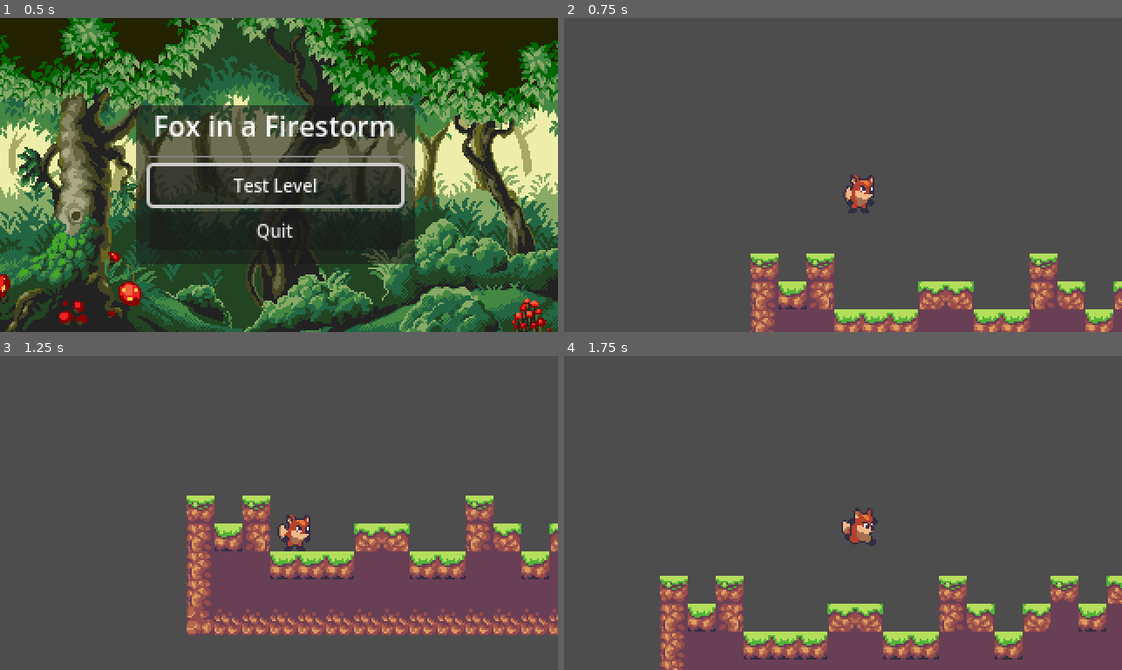
Above: before the commit, frames 1-4 (two rows, left to right).
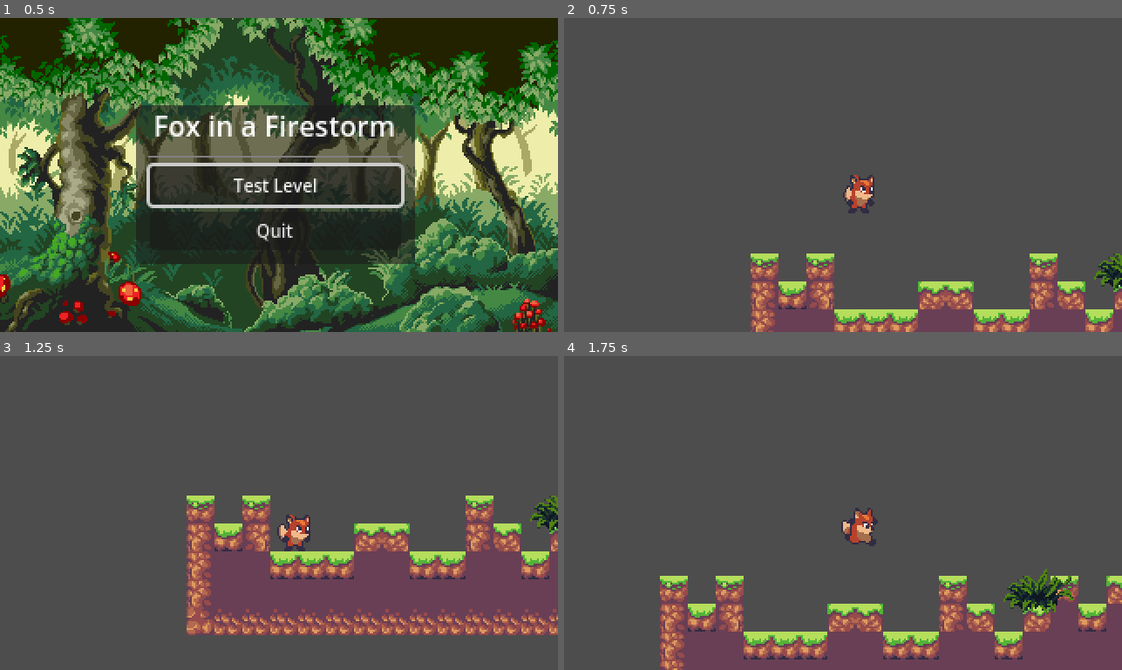
Above: after the commit, the same moments.

Repository: JP-Dhabolt/fox-in-a-firestorm
Game: Godot game, scene res://scenes/levels/Main.tscn
Same seed, same stepped clock (60 frames per second), same inputs: the game is played once before the commit and once after it.
Inputs (mouse positions are in pixels of both pictures, inside the frame that each line leads up to):
- Up to frame 1 (0.5 s): no input
- Up to frame 2 (0.75 s): click "Test Level" at 0.5 s
- Up to frame 3 (1.25 s): no input
- Up to frame 4 (1.75 s): tap Enter at 1.25 s; move the mouse to (965, 497) at 1.27 s; hold D (move_right) from 1.28 s (still down); hold Shift from 1.28 s (still down); click (965, 497) at 1.42 s; tap Space (jump) at 1.52 s

Frame 1 is identical in both runs. In frame 2, 0.4% of the frame differs, in the area x 95-100%, y 75-87%; in frame 3, 0.4%; in frame 4, 0.9%, in the area x 78-92%, y 67-83%.

Commit message:
Add Object Creation to Terrain Generator

Diff:
--- /dev/null
+++ b/game/custom_resources/SpawnableItem.gd
@@ -0,0 +1,5 @@
+extends Resource
+class_name SpawnableItem
+
+@export var spawn_possibility: float
+@export var spawn_item: PackedScene
--- a/game/project.godot
+++ b/game/project.godot
@@ -99,6 +99,8 @@
 2d_physics/layer_1="Ground"
 2d_physics/layer_2="Player"
 2d_physics/layer_3="Enemies"
+2d_physics/layer_4="Objects"
+2d_physics/layer_5="Fire"
 
 [physics]
 
--- a/game/scenes/characters/Player.tscn
+++ b/game/scenes/characters/Player.tscn
@@ -166,6 +166,7 @@
 [node name="Player" type="CharacterBody2D"]
 position = Vector2(-10, -11)
 collision_layer = 2
+collision_mask = 9
 script = ExtResource("1_viaps")
 
 [node name="AnimatedSprite2D" type="AnimatedSprite2D" parent="."]
--- a/game/scenes/levels/TestLevel.tscn
+++ b/game/scenes/levels/TestLevel.tscn
@@ -1,6 +1,7 @@
-[gd_scene load_steps=4 format=3 uid="uid://dsyeewn78c28r"]
+[gd_scene load_steps=5 format=3 uid="uid://dsyeewn78c28r"]
 
 [ext_resource type="PackedScene" uid="uid://cqnuwdbv7t1jm" path="res://scenes/characters/Player.tscn" id="2"]
+[ext_resource type="Resource" uid="uid://bxrhlvm471kb3" path="res://scenes/levels/TestLevel/SpawnableLeaf.tres" id="4_dxeso"]
 [ext_resource type="PackedScene" uid="uid://g5xdeqs6ky7f" path="res://scenes/interface/MenuModal/MenuModal.tscn" id="5_hsehm"]
 [ext_resource type="PackedScene" uid="uid://ceqcxqo62twgj" path="res://scenes/systems/TerrainGenerator.tscn" id="5_p6tqq"]
 
@@ -22,3 +23,4 @@
 [node name="TerrainGenerator" parent="." node_paths=PackedStringArray("player_node") instance=ExtResource("5_p6tqq")]
 position = Vector2(-128, -128)
 player_node = NodePath("../Player")
+spawnable_items = Array[Resource("res://custom_resources/SpawnableItem.gd")]([ExtResource("4_dxeso")])
--- /dev/null
+++ b/game/scenes/levels/TestLevel/SpawnableLeaf.tres
@@ -0,0 +1,9 @@
+[gd_resource type="Resource" script_class="SpawnableItem" load_steps=3 format=3 uid="uid://bxrhlvm471kb3"]
+
+[ext_resource type="Script" path="res://custom_resources/SpawnableItem.gd" id="1_4oh8q"]
+[ext_resource type="PackedScene" path="res://scenes/objects/Leaves.tscn" id="2_8lp0b"]
+
+[resource]
+script = ExtResource("1_4oh8q")
+spawn_possibility = 0.15
+spawn_item = ExtResource("2_8lp0b")
--- a/game/scenes/objects/Leaves.gd
+++ b/game/scenes/objects/Leaves.gd
@@ -17,5 +17,6 @@
 
 
 func _on_Leaves_body_entered(body: Node):
+	print("On leaves body entered")
 	if body is Player:
 		body.eat()
--- a/game/scenes/objects/Leaves.tscn
+++ b/game/scenes/objects/Leaves.tscn
@@ -1,14 +1,15 @@
-[gd_scene load_steps=4 format=3]
+[gd_scene load_steps=4 format=3 uid="uid://bbgdrnpmiv3ny"]
 
 [ext_resource type="Texture2D" uid="uid://dsawci5tmxbhw" path="res://sprites/sunnyland_tall_forest_environment/Plant.png" id="1"]
 [ext_resource type="Script" path="res://scenes/objects/Leaves.gd" id="2"]
-
 
 [sub_resource type="RectangleShape2D" id="1"]
 size = Vector2(28, 12)
 
 [node name="Leaves" type="Area2D"]
 position = Vector2(0, -8)
+collision_layer = 8
+collision_mask = 2
 script = ExtResource("2")
 
 [node name="Sprite2D" type="Sprite2D" parent="."]
--- a/game/scenes/systems/TerrainGenerator.gd
+++ b/game/scenes/systems/TerrainGenerator.gd
@@ -2,11 +2,14 @@
 
 @onready var tilemap := $TileMap as TileMap
 @export var player_node: Node2D
+@export var spawnable_items: Array[SpawnableItem] = []
 
 var earliest_x_drawn: int = 0
 var latest_x_drawn: int = 0
 var elapsed_time = 0.0
 var fast_noise: FastNoiseLite
+var rng: RandomNumberGenerator = RandomNumberGenerator.new()
+var instance_dict: Dictionary = {}
 
 var max_x: int
 var min_x: int = 0
@@ -25,13 +28,16 @@
 
 	latest_x_drawn = max_x + 5
 
+func _verify_spawnable_items():
+	var total_spawn_chance = 0.0
+	for item in spawnable_items:
+		total_spawn_chance += item.spawn_chance
+	if total_spawn_chance > 1.0:
+		push_warning("Total spawn chance is greater than 1.0. This will cause items later in the array to not spawn.")
 
 # Called every frame. 'delta' is the elapsed time since the previous frame.
-func _process(delta):
+func _process(_delta):
 	var player_node_x = tilemap.local_to_map(player_node.global_position).x
-	if int(delta) % 5 == 0:
-		print("Player location: ", player_node_x)
-		print("Current tilemap count: ", len(tilemap.get_used_cells(0)))
 	_draw_and_clear_map(player_node_x)
 
 func _draw_and_clear_map(player_x: int):
@@ -42,28 +48,24 @@
 
 func _draw_right_if_needed(player_x: int):
 	if player_x + max_x > latest_x_drawn:
-		print("Drawing to the  right")
 		for x in range(latest_x_drawn, player_x + max_x):
 			_place_tile(x)
 		latest_x_drawn = player_x + max_x
 
 func _draw_left_if_needed(player_x: int):
-	if player_x - max_x < earliest_x_drawn:
-		print("Drawing to the left")
+	if max(0, player_x - max_x) < earliest_x_drawn:
 		for x in range(max(0, player_x - max_x), earliest_x_drawn):
 			_place_tile(x)
 		earliest_x_drawn = max(0, player_x - max_x)
 
 func _clear_right_if_needed(player_x: int):
 	if player_x + max_x * 2 < latest_x_drawn:
-		print("Clearing to the right")
 		for x in range(player_x + max_x, latest_x_drawn):
 			_erase_tile(x)
 		latest_x_drawn = player_x + max_x
 
 func _clear_left_if_needed(player_x: int):
 	if player_x - max_x * 2 > earliest_x_drawn:
-		print("Clearing to the left")
 		for x in range(earliest_x_drawn, max(player_x - max_x, 0)):
 			_erase_tile(x)
 		earliest_x_drawn = max(player_x - max_x, 0)
@@ -72,10 +74,31 @@
 	var y_val = _determine_y_value(x)
 	var vectors = range(y_val, max_y).map(func(y): return Vector2i(x, y))
 	tilemap.set_cells_terrain_connect(0, vectors, 0, 0)
+	_place_objects(x, y_val)
+
+func _place_objects(x: int, y: int):
+	rng.seed = x
+	var spawn_chance = rng.randf()
+	var spawn_threshold = 0.0
+	for item in spawnable_items:
+		spawn_threshold += item.spawn_possibility
+		if spawn_chance < spawn_threshold:
+			var item_instance = item.spawn_item.instantiate()
+			item_instance.position = tilemap.map_to_local(Vector2i(x, y - 1))
+			add_child(item_instance)
+			instance_dict[x] = item_instance
+			break
 
 func _erase_tile(x: int):
 	for y in range(min_y, max_y):
 		tilemap.erase_cell(0, Vector2i(x, y))
+	_erase_object(x)
+
+func _erase_object(x: int):
+	if instance_dict.has(x):
+		var instance = instance_dict[x]
+		instance.queue_free()
+		instance_dict.erase(x)
 
 func _determine_y_value(x: int):
 	var noise_value = fast_noise.get_noise_1d(x)
